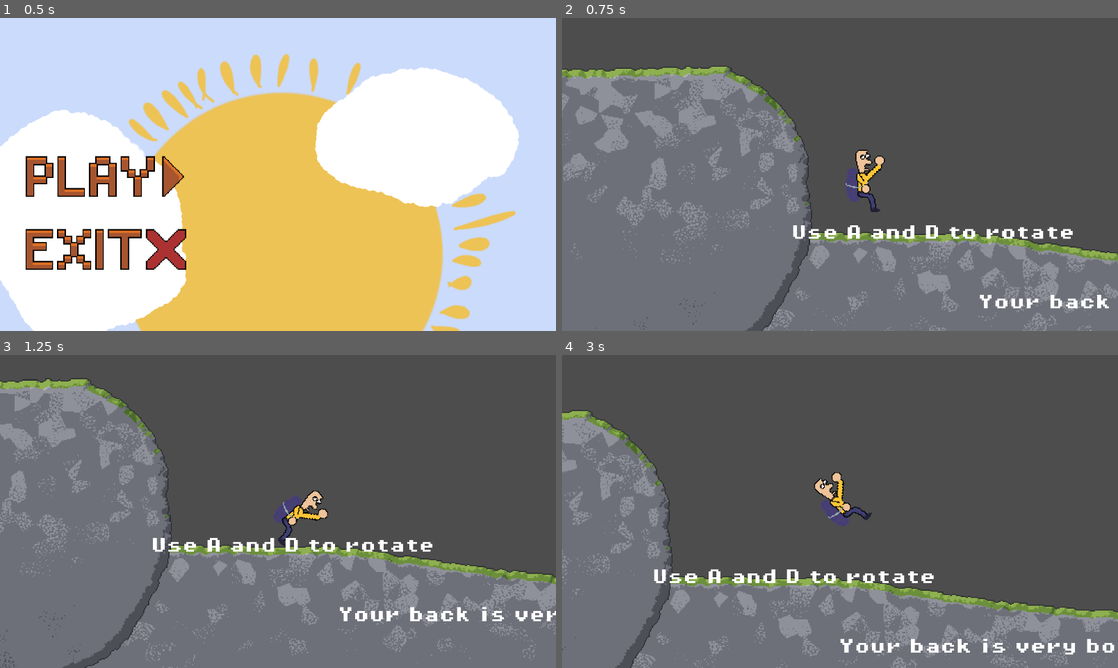
Above: before the commit, frames 1-4 (two rows, left to right).
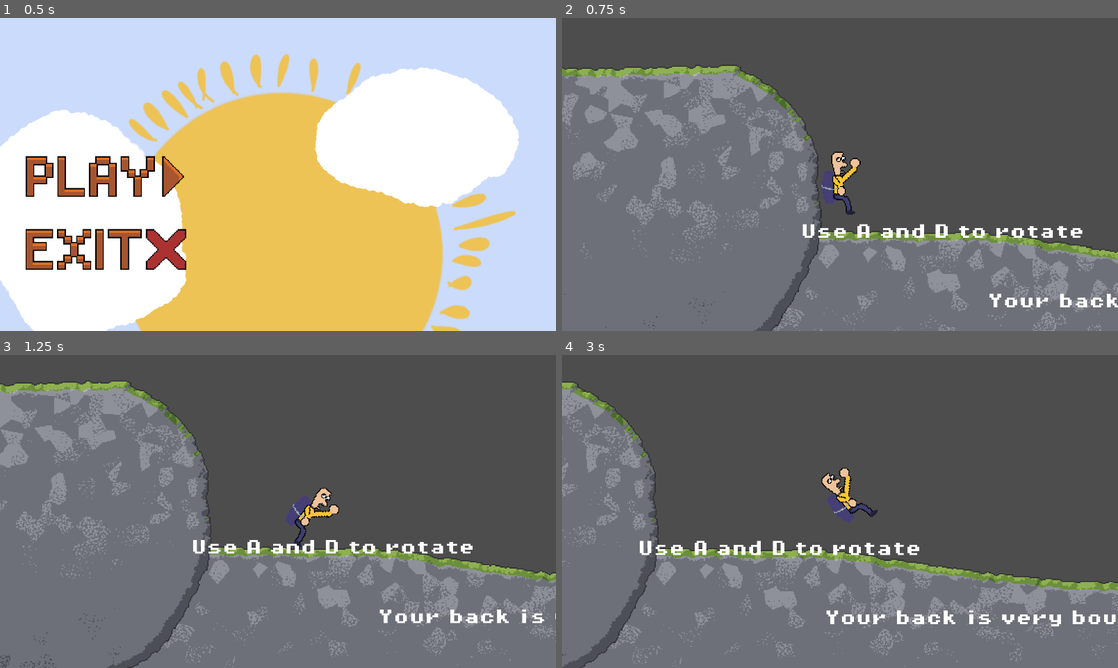
Above: after the commit, the same moments.

Repository: Hustawek/bouncy-back
Game: Godot game, scene res://main.tscn
Same seed, same stepped clock (60 frames per second), same inputs: the game is played once before the commit and once after it.
Inputs (mouse positions are in pixels of both pictures, inside the frame that each line leads up to):
- Up to frame 1 (0.5 s): no input
- Up to frame 2 (0.75 s): click (667, 177) at 0.5 s
- Up to frame 3 (1.25 s): no input
- Up to frame 4 (3 s): tap Enter at 1.25 s; move the mouse to (962, 495) at 1.27 s; hold D (rotate_right) 1.28-2 s; click (962, 495) at 1.42 s; drag from (728, 527) to (873, 517) at 2.02 s; move the mouse to (895, 442) at 2.77 s; hold D (rotate_right) from 2.78 s (still down)

Frame 1 is identical in both runs. In frame 2, 14% of the frame differs, in the area x 0-100%, y 14-100%; in frame 3, 19%; in frame 4, 21%, in the area x 0-100%, y 8-100%.

Commit message:
Player: restore previous colliders and jump sound
Back sensor back to radius 6 / height 24 at (-1, 13), body collider sizes and
positions as before, CollisionShape2D7 restored, and the jump sound is again a
positional AudioStreamPlayer2D with random pitch/volume. Other player changes
(death label, shift_factor, friction) are kept.

Co-Authored-By: Claude Opus 5.5 <noreply@anthropic.com>

Diff:
--- a/player.tscn
+++ b/player.tscn
@@ -9,11 +9,11 @@
 friction = 0.5
 
 [sub_resource type="CapsuleShape2D" id="CapsuleShape2D_60f5w"]
-radius = 12.992081
-height = 44.042995
+radius = 5.996345
+height = 23.98538
 
 [sub_resource type="CapsuleShape2D" id="CapsuleShape2D_ot507"]
-radius = 1.0
+radius = 3.0
 height = 12.0
 
 [sub_resource type="CapsuleShape2D" id="CapsuleShape2D_73sme"]
@@ -39,6 +39,16 @@
 [sub_resource type="CapsuleShape2D" id="CapsuleShape2D_idk1l"]
 radius = 7.0000005
 height = 32.0
+
+[sub_resource type="AudioStreamRandomizer" id="AudioStreamRandomizer_hqtel"]
+random_pitch = 1.3348398
+random_volume_offset_db = 2.0
+streams_count = 1
+stream_0/stream = ExtResource("4_hqtel")
+
+[sub_resource type="CapsuleShape2D" id="CapsuleShape2D_r6cd3"]
+radius = 5.0
+height = 12.000002
 
 [sub_resource type="Gradient" id="Gradient_onrkg"]
 colors = PackedColorArray(0.23753911, 0.23753914, 0.23753911, 1, 1, 1, 1, 1)
@@ -89,16 +99,17 @@
 collision_layer = 0
 
 [node name="CollisionShape2D" type="CollisionShape2D" parent="BackSensor" unique_id=962849938]
-position = Vector2(4, 12)
+z_index = 100
+position = Vector2(-1, 13.000001)
 rotation = -1.6057029
 shape = SubResource("CapsuleShape2D_60f5w")
 
 [node name="CollisionShape2D" type="CollisionShape2D" parent="." unique_id=982634764]
-position = Vector2(29, -11)
+position = Vector2(30, -11)
 shape = SubResource("CapsuleShape2D_ot507")
 
 [node name="CollisionShape2D2" type="CollisionShape2D" parent="." unique_id=1248290707]
-position = Vector2(22, -10)
+position = Vector2(21, -9)
 rotation = 1.5707964
 shape = SubResource("CapsuleShape2D_73sme")
 
@@ -112,13 +123,14 @@
 shape = SubResource("CapsuleShape2D_mwgn4")
 
 [node name="CollisionShape2D5" type="CollisionShape2D" parent="." unique_id=199175130]
-position = Vector2(15.999998, -9)
+position = Vector2(18, -6.0000005)
 rotation = 1.2217305
 shape = SubResource("CapsuleShape2D_53ur1")
 
 [node name="CollisionShape2D6" type="CollisionShape2D" parent="." unique_id=1822826580]
 position = Vector2(-9, -9)
 rotation = 2.3561945
+scale = Vector2(0.99999994, 0.99999994)
 shape = SubResource("CapsuleShape2D_k6fxa")
 
 [node name="CollisionShape2D8" type="CollisionShape2D" parent="." unique_id=366242435]
@@ -150,5 +162,14 @@
 text = "skill issue"
 label_settings = SubResource("LabelSettings_hqtel")
 
-[node name="JumpSound" type="AudioStreamPlayer" parent="." unique_id=718552267]
-stream = ExtResource("4_hqtel")
+[node name="JumpSound" type="AudioStreamPlayer2D" parent="." unique_id=1625190636]
+position = Vector2(-21, -15)
+rotation = 3.1415925
+scale = Vector2(0.99999994, 0.99999994)
+stream = SubResource("AudioStreamRandomizer_hqtel")
+
+[node name="CollisionShape2D7" type="CollisionShape2D" parent="." unique_id=283282137]
+position = Vector2(-21, -15)
+rotation = 3.1415925
+scale = Vector2(0.99999994, 0.99999994)
+shape = SubResource("CapsuleShape2D_r6cd3")
